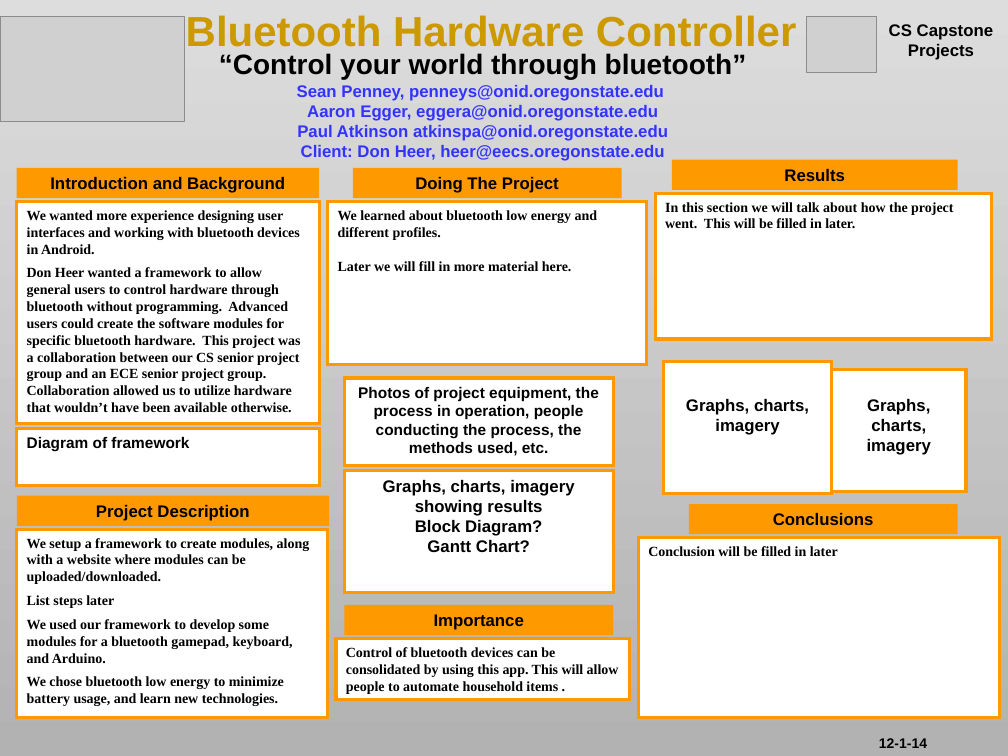
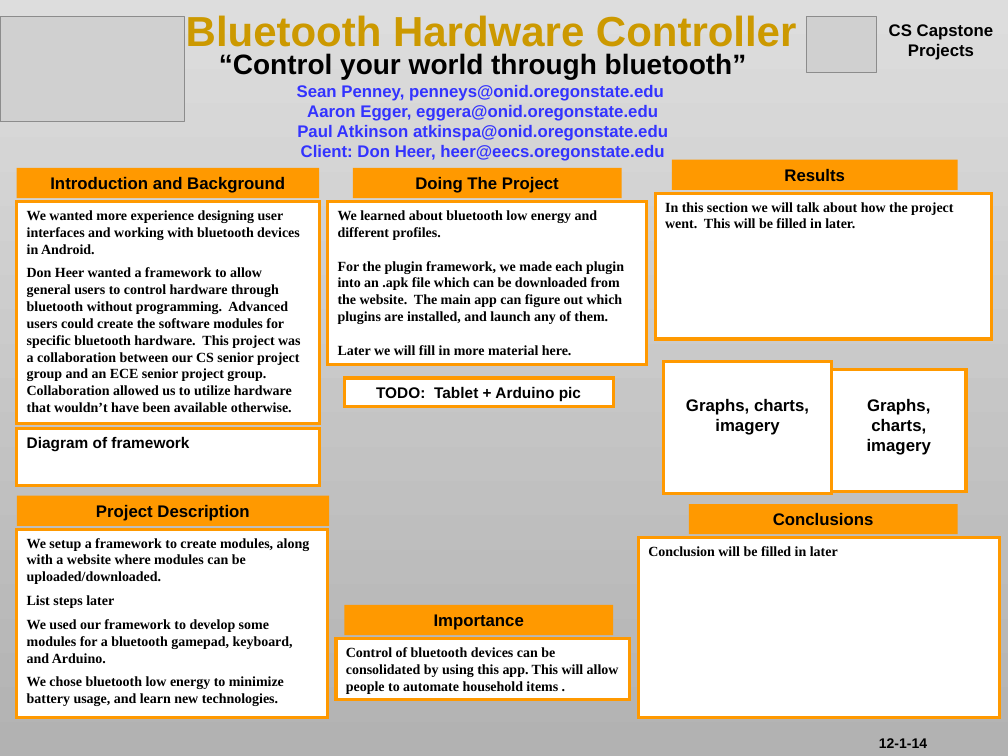
Before and after one commit to seanpenney/senior_project, a slide deck: slide 1 of Documents/Bluetooth Control Poster.pptx. Drawn at 1008x756 pixels with LibreOffice and Linux fonts; fonts in the diff are those of the drawing; grey boxes stand for pictures. Boxes give left, top, right and bottom in pixels: in the first picture for what was removed or moved away, otherwise in the second. Text is boxed around its words. In the diff, an @@ line names an element or a change of style, - is before the commit and + after.

Commit message:
updated poster

```diff
--- a/Documents/Bluetooth Control Poster.pptx
+++ b/Documents/Bluetooth Control Poster.pptx
@@ text in rectangle at box(338, 261, 624, 324): paragraph added @@
+For the plugin framework, we made each plugin into an .apk file which can be downloaded from the website. The main app can figure out which plugins are installed, and launch any of them.
@@ rectangle "TODO: Tablet + Arduino pic": place and size @@
-rectangle "TODO: Tablet + Arduino pic" at box(345, 378, 614, 466)
+rectangle "TODO: Tablet + Arduino pic" at box(345, 378, 614, 407)
@@ text in rectangle at box(376, 387, 581, 401): text changed @@
-Photos of project equipment, the process in operation, people conducting the process, the methods used, etc.
+TODO: Tablet + Arduino pic
@@ rectangle removed at box(345, 471, 614, 593) @@
-Graphs, charts, imagery showing results
-Block Diagram?
-Gantt Chart?
```
Also in this commit, not shown: 1 other file.
